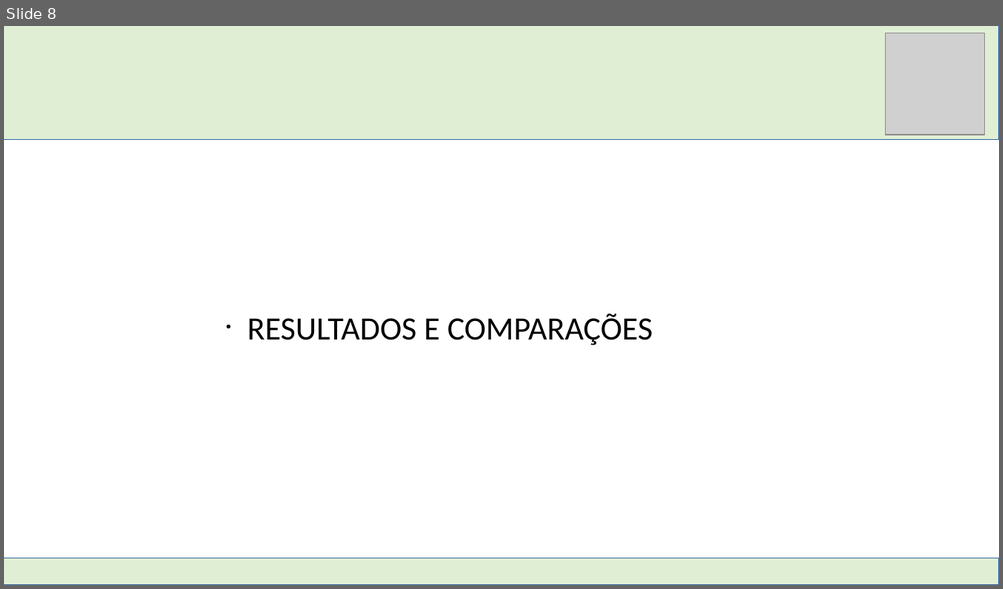
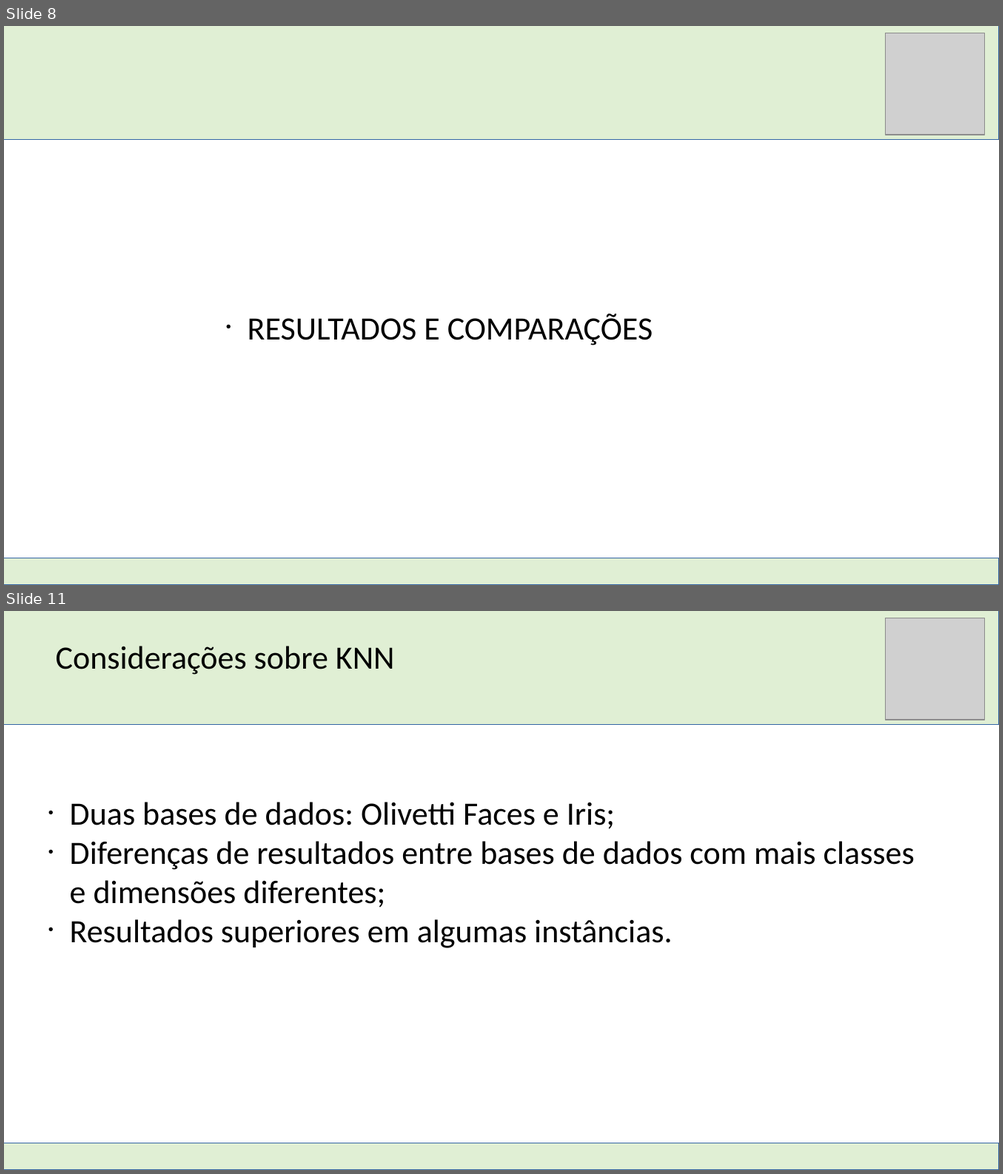
Before and after one commit to DimitriLeandro/ProjetoFinalSistemasInteligentesUFABC, a slide deck: Documentacao/Apresentação SI.odp. Shown one above the other, each under a label of ours: slide 8 before the commit, slides 8 and 11 after it; the slides between them are not shown. The pictures are 1003x589 and 1003x1174 pixels, drawn with LibreOffice and Linux fonts; fonts in the diff are those of the drawing; grey boxes stand for pictures. Boxes give left, top, right and bottom in pixels: in the first picture for what was removed or moved away, otherwise in the second. Text is boxed around its words. In the diff, an @@ line names an element or a change of style, - is before the commit and + after.

```diff
--- a/Documentacao/Apresentação SI.odp
+++ b/Documentacao/Apresentação SI.odp
@@ slide 11 added at bbox=[4, 611, 999, 1170], background #FFFFFF @@
@@ rectangle added at bbox=[4, 611, 999, 725], fill #E0EFD4, outline #3465A4 0 pt @@
@@ picture added at bbox=[885, 618, 984, 721] @@
@@ text added at bbox=[56, 646, 395, 675], 26 pt, text #000000 @@
+Considerações sobre KNN
@@ text added at bbox=[70, 802, 914, 948], 26 pt, text #000000 @@
+• Duas bases de dados: Olivetti Faces e Iris;
+• Diferenças de resultados entre bases de dados com mais classes e dimensões diferentes;
+• Resultados superiores em algumas instâncias.
@@ rectangle added at bbox=[4, 1145, 999, 1170], fill #E0EFD4, outline #3465A4 0 pt @@
```
Also in this commit, not shown: 5 slides changed, 7 other slides added, 6 slides removed, 5 other files.
